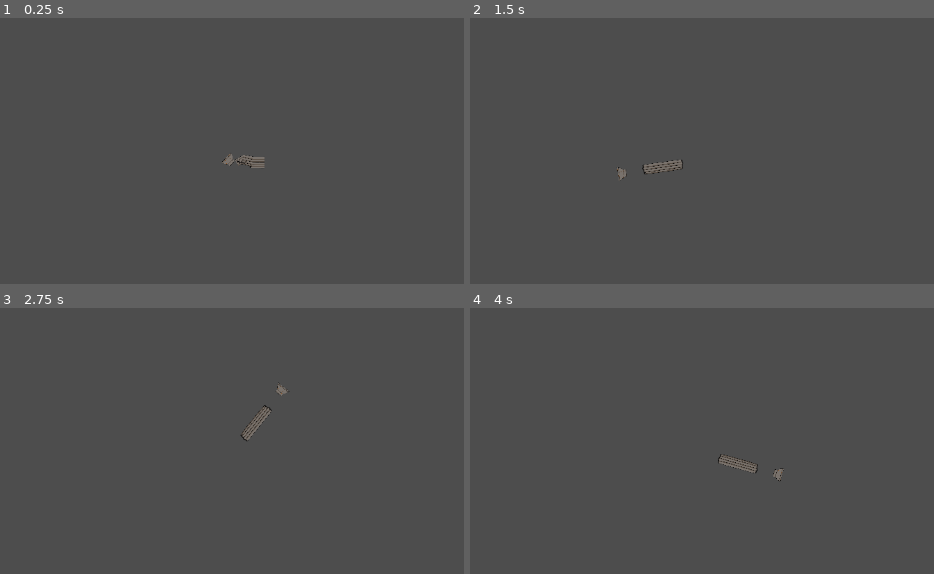
Above: before the commit, frames 1-4 (two rows, left to right).
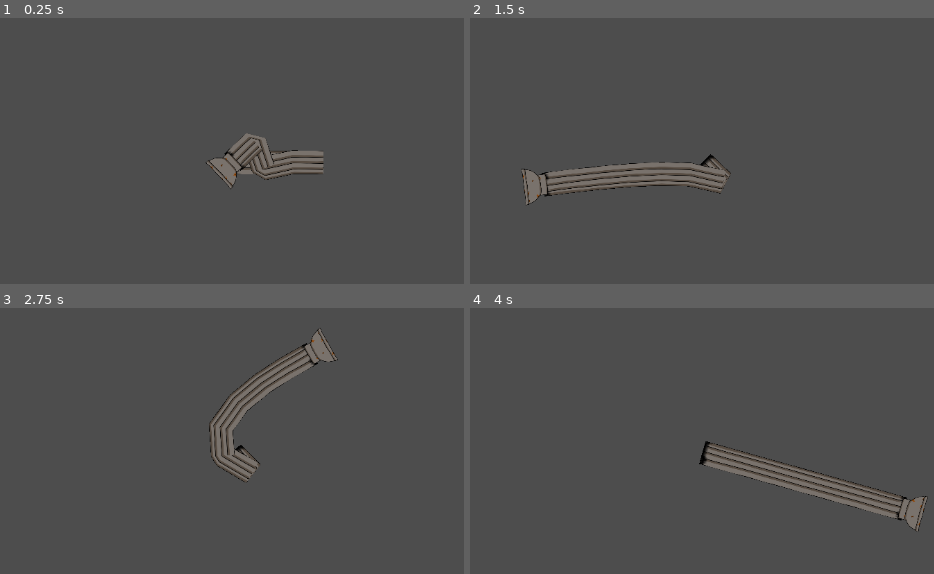
Above: after the commit, the same moments.

Repository: Vinnnnnnnie/LD58-trash-man
Game: Godot game, scene res://Worlds/MoTestWorld.tscn
Same seed, same stepped clock (60 frames per second), same inputs: the game is played once before the commit and once after it.
Inputs (mouse positions are in pixels of both pictures, inside the frame that each line leads up to):
- Up to frame 1 (0.25 s): no input
- Up to frame 2 (1.5 s): tap Enter at 0.5 s; move the mouse to (878, 140) at 0.52 s; hold D (turn_right) 0.53-1.28 s; tap Space at 1.25 s; move the mouse to (539, 185) at 1.27 s; hold A (turn_left) from 1.28 s (still down)
- Up to frame 3 (2.75 s): tap Enter at 2 s; move the mouse to (310, 353) at 2.02 s; release A (turn_left) at 2.03 s; hold D (turn_right) from 2.03 s (still down)
- Up to frame 4 (4 s): tap Space at 2.75 s; move the mouse to (660, 542) at 2.77 s; release D (turn_right) at 2.78 s; hold W (forward) 2.78-3.53 s; tap Enter at 3.5 s; move the mouse to (outside the picture) at 3.52 s; hold A (turn_left) from 3.53 s (still down)

The runs differ from the first frame. In frame 1, 1.8% of the frame differs, in the area x 44-70%, y 43-65%; in frame 2, 2.9%; in frame 3, 3.1%; in frame 4, 3.1%, in the area x 49-99%, y 50-84%.

Commit message:
Updated tentacle texture

Diff:
--- a/Actors/TentacleVacuum.tscn
+++ b/Actors/TentacleVacuum.tscn
@@ -49,7 +49,7 @@
 curve = SubResource("Curve2D_47a0t")
 
 [node name="PathLine2D" type="Line2D" parent="." node_paths=PackedStringArray("path")]
-width = 27.81
+width = 12.535
 texture = ExtResource("2_ejb31")
 texture_mode = 2
 script = ExtResource("2_evu2y")
--- a/Worlds/MoTestWorld.tscn
+++ b/Worlds/MoTestWorld.tscn
@@ -5,6 +5,7 @@
 [node name="MoTestWorld" type="Node2D"]
 
 [node name="Camera2D" type="Camera2D" parent="."]
+zoom = Vector2(2.725, 2.725)
 
 [node name="Vacuum" parent="." instance=ExtResource("1_850m4")]
 position = Vector2(1, 0)
Binary file changed: Images/Vacuum_Section.png
